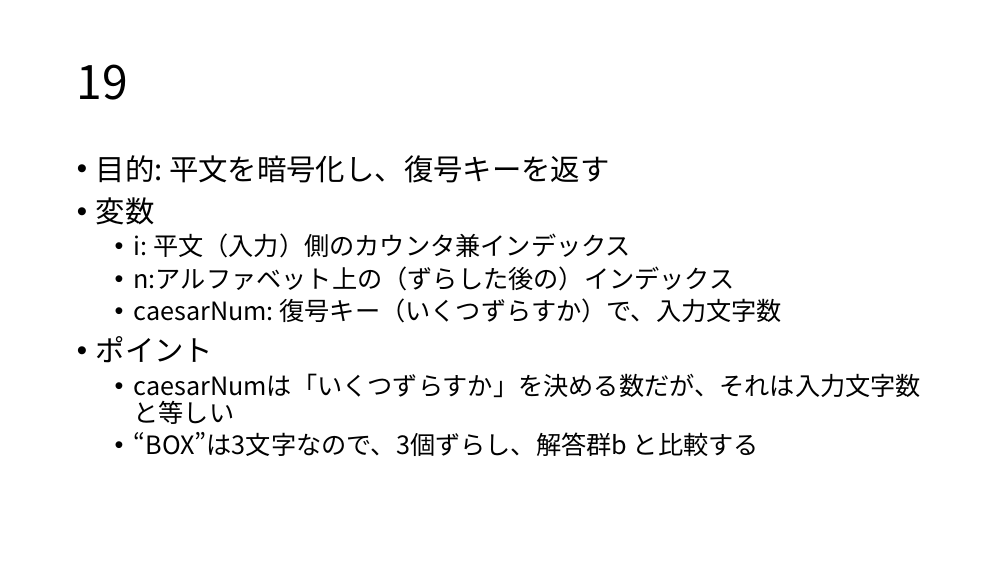
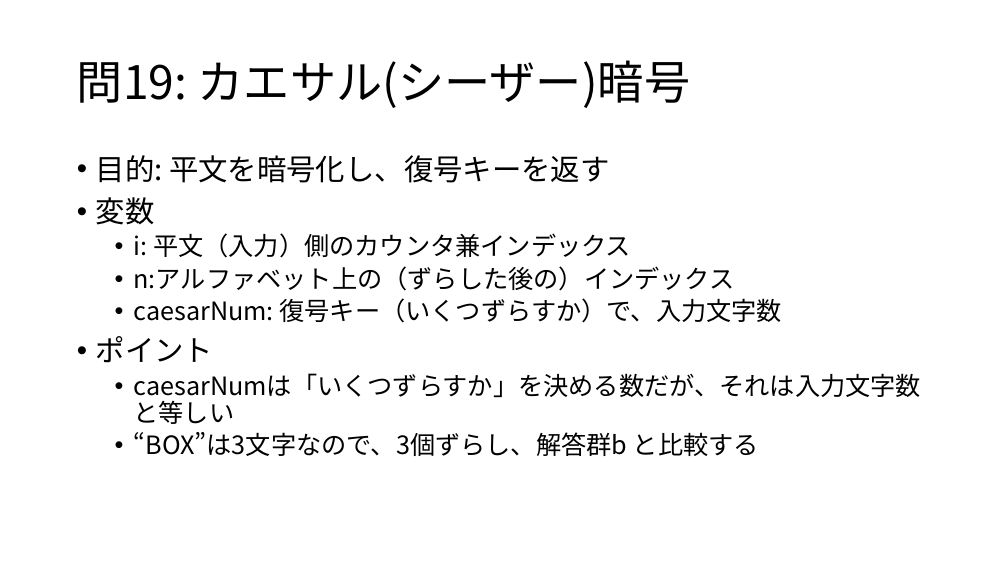
Before and after one commit to osamu377/FromZero, a slide deck: slide 5 of 問題集/問16-20.pptx. Drawn at 1008x567 pixels with LibreOffice and Linux fonts; fonts in the diff are those of the drawing. Boxes give left, top, right and bottom in pixels: in the first picture for what was removed or moved away, otherwise in the second. Text is boxed around its words. In the diff, an @@ line names an element or a change of style, - is before the commit and + after.

```diff
--- a/問題集/問16-20.pptx
+++ b/問題集/問16-20.pptx
@@ title at <box>77,60,691,108</box>: text changed @@
-19
+問19: カエサル(シーザー)暗号
```
Also in this commit, not shown: 4 other slides changed, 1 slide added, 1 slide removed, 15 other files.
